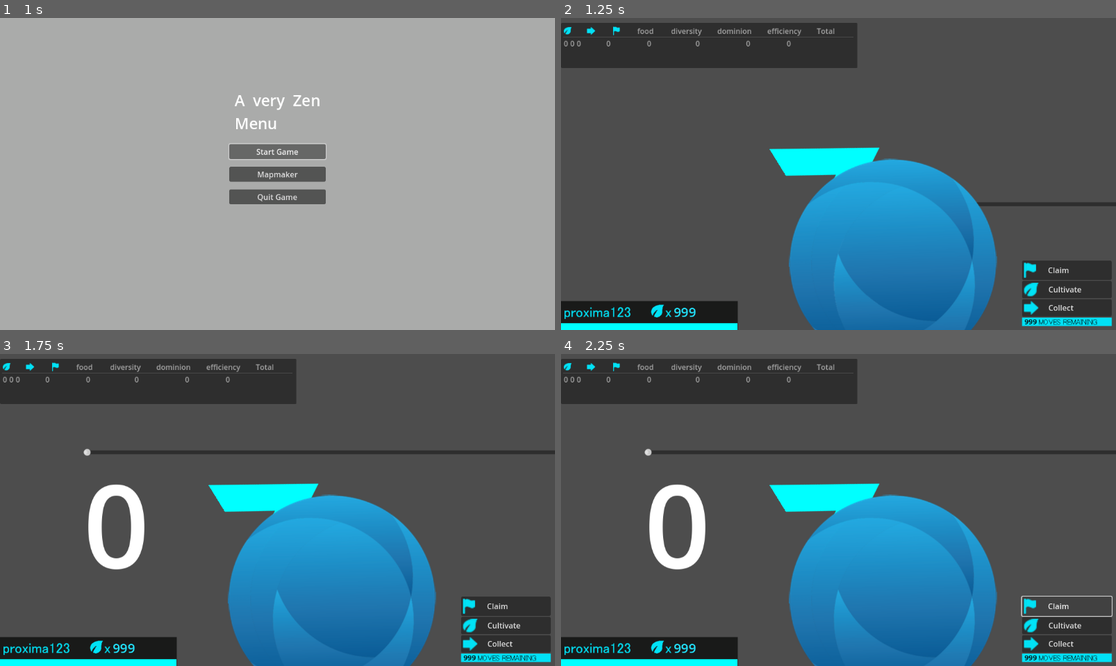
Above: before the commit, frames 1-4 (two rows, left to right).
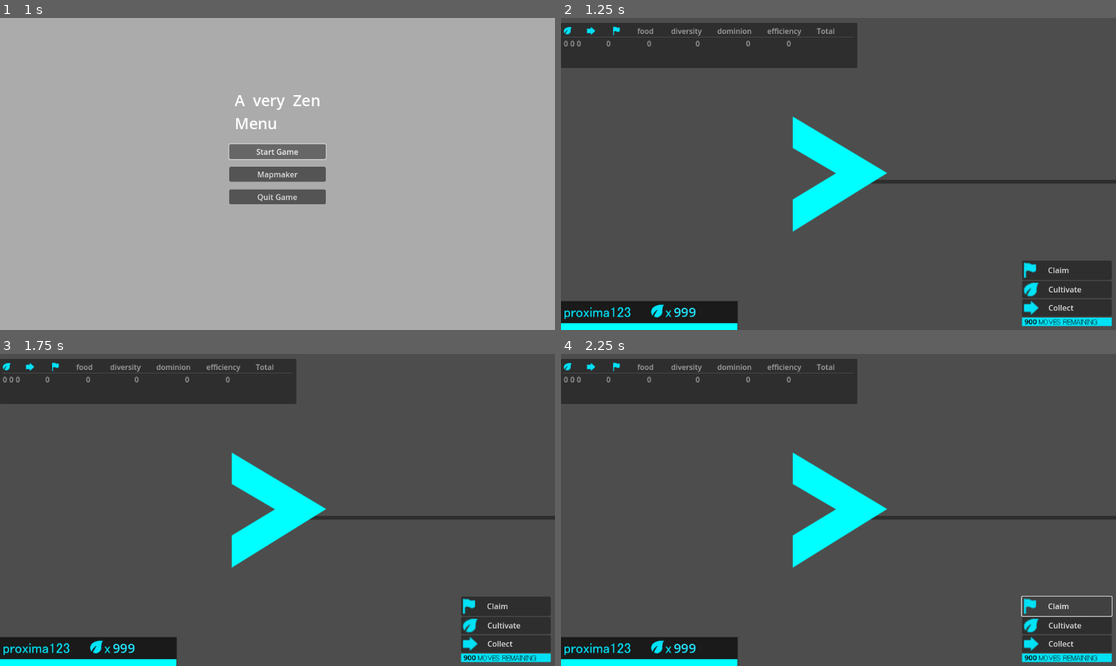
Above: after the commit, the same moments.

Repository: phyto99/Centauri
Game: Godot game, scene res://menu.tscn
The game is run twice, just before and just after one commit, with the same random seed, the same clock (stepped at 60 frames per second) and the same inputs. Sound files missing from this copy of the repository are replaced by a short silence.
Inputs (mouse positions are in pixels of both pictures, inside the frame that each line leads up to):
- Up to frame 1 (1 s): click "Start Game" at 0.5 s
- Up to frame 2 (1.25 s): no input
- Up to frame 3 (1.75 s): tap Enter at 1.25 s; drag from (333, 597) to (333, 441) at 1.27 s
- Up to frame 4 (2.25 s): click "Claim" at 2 s

Frame 1 is identical in both runs. In frame 2, 19% of the frame differs, in the area x 37-100%, y 31-100%; in frame 3, 22%, in the area x 15-100%, y 30-100%; in frame 4, 22%.
Error after the commit: Parse Error: Cannot infer the type of "to_planet" variable because the value doesn't have a set type. (res://PlanetBuilder.gd:152)

Commit message:
refactor: gravity-based landing, pass-through on thrust, fix planet cloning
Physics:
- Planets: collision layer 2 / mask 2; apply gravity via _physics_process
  using apply_central_force toward planet center (gravity_strength / dist)
- Ships: collision layer 1 / mask 3 (stop at surfaces by default)
  set_collision_mask_value(2, false) while thrusting → pass through planets
- Ships: gravity_scale=0, no ATTACHED state, no snapping

Landing is pure physics — gravity pulls ship to surface, collision stops it.
Leaving = thrust (mask disables planet collision). Moving on surface = thrust
sideways while gravity holds you.

Planet clones:
- spawn_random_planets() creates RigidBody2D nodes with PlanetBuilder script,
  copies sprite_scene/stamp scenes from sun at runtime — no planet_scene export needed

Co-Authored-By: Claude Sonnet 4.6 <noreply@anthropic.com>

Diff:
--- a/PlanetBuilder.gd
+++ b/PlanetBuilder.gd
@@ -45,6 +45,7 @@
 @export var moves_remaining: int = 999
 @export var editing_mode: bool = false
 @export var is_sun: bool = false
+@export var gravity_strength: float = 5000.0
 
 var planet_name: String = ""
 
@@ -78,25 +79,10 @@
 	center_position = Vector2.ZERO
 	calculate_hex_order()
 	generate_grid()
-	_setup_surface_area()
+	collision_layer = 2
+	collision_mask = 2
 	if is_sun:
 		_setup_as_sun()
-
-func _setup_surface_area() -> void:
-	surface_area = Area2D.new()
-	surface_area.collision_layer = 0
-	surface_area.collision_mask = 1   # detects ships on layer 1
-	var shape_node := CollisionShape2D.new()
-	var circle := CircleShape2D.new()
-	circle.radius = max(surface_radius, 32.0)
-	shape_node.shape = circle
-	surface_area.add_child(shape_node)
-	add_child(surface_area)
-	surface_area.body_entered.connect(_on_ship_entered)
-
-func _on_ship_entered(body: Node) -> void:
-	if body.is_in_group("players") and body.has_method("land_on_planet"):
-		body.land_on_planet(self)
 
 func _setup_as_sun() -> void:
 	add_to_group("sun_planet")
@@ -156,9 +142,18 @@
 	emit_signal("efficiency_updated", efficiency)
 
 func _process(_delta):
-	# Add this: Update cell positions when the planet moves
 	update_cell_positions()
 	update_stats()
+
+func _physics_process(_delta):
+	for ship in get_tree().get_nodes_in_group("players"):
+		if not is_instance_valid(ship):
+			continue
+		var to_planet := global_position - ship.global_position
+		var dist := to_planet.length()
+		if dist < 1.0:
+			continue
+		ship.apply_central_force(to_planet.normalized() * gravity_strength / dist)
 
 func update_cell_positions():
 	# This keeps the grid aligned with the planet as it moves
@@ -171,7 +166,6 @@
 			cell_data["stamp"].position = cell_data["pos"]
 
 var glow_sprite: Sprite2D
-var surface_area: Area2D
 var surface_radius: float = 0.0
 
 const _TEX_DEFAULT = preload("res://planet/sapphire.svg")
--- a/main.gd
+++ b/main.gd
@@ -1,10 +1,9 @@
 extends Node2D
 
 @export var player_scene: PackedScene
-@export var planet_scene: PackedScene
 @export var player_count: int = 5
 
-func _ready():
+func _ready() -> void:
 	spawn_random_planets()
 	spawn_players()
 
@@ -13,23 +12,26 @@
 	if not sun or not player_scene:
 		return
 	for i in range(player_count):
-		var angle := i * TAU / player_count - PI / 2
+		var angle := i * TAU / player_count - PI / 2.0
 		var p := player_scene.instantiate()
 		p.team_id = i
 		add_child(p)
 		p.global_position = sun.global_position + Vector2.from_angle(angle) * sun.surface_radius
-		p.call_deferred("land_on_planet", sun)
 
 func spawn_random_planets() -> void:
-	if not planet_scene:
+	var sun = get_tree().get_nodes_in_group("sun_planet").front()
+	if not sun:
 		return
 	var rng := RandomNumberGenerator.new()
 	rng.randomize()
 	for i in range(6):
 		var angle := i * TAU / 6.0 + rng.randf_range(-0.4, 0.4)
 		var dist  := rng.randf_range(500.0, 1000.0)
-		var size  := rng.randi_range(7, 60)
-		var planet := planet_scene.instantiate()
-		planet.current_size = size
-		planet.position = Vector2.from_angle(angle) * dist
+		var planet := RigidBody2D.new()
+		planet.set_script(load("res://PlanetBuilder.gd"))
+		planet.sprite_scene       = sun.sprite_scene
+		planet.claim_stamp_scene  = sun.claim_stamp_scene
+		planet.cultivate_stamp_scene = sun.cultivate_stamp_scene
+		planet.current_size = rng.randi_range(7, 60)
+		planet.position     = Vector2.from_angle(angle) * dist
 		add_child(planet)
--- a/player.gd
+++ b/player.gd
@@ -1,11 +1,10 @@
 extends RigidBody2D
 
-enum {IDLE, MOVING, STUNNED, ATTACHED}
+enum { IDLE, MOVING }
 
 @export var zoom_speed: float = 0.1
-@export var engine_power: float = 1000
-@export var spin_power: float = 40000
-@export var orbital_speed: float = 1.5  # rad/s when moving along surface
+@export var engine_power: float = 1000.0
+@export var spin_power: float = 40000.0
 @export var team_id: int = 0
 
 @export var max_fuel: float = 100.0
@@ -14,172 +13,114 @@
 @export var food_fuel_regen_boost: float = 5.0
 @export var food_to_fuel_ratio: float = 0.5
 
-@onready var camera = $Camera2D
-@onready var ship_sprite = $ShipSprite
+@onready var camera       = $Camera2D
+@onready var ship_sprite  = $ShipSprite
 @onready var thrust_sprite = $ThrustSprite
-@onready var fuel_bar = $CanvasLayer/FuelBar
+@onready var fuel_bar     = $CanvasLayer/FuelBar
 
-var thrust := Vector2.ZERO
+var thrust       := Vector2.ZERO
 var rotation_dir := 0
-var state := IDLE
-var attached_planet: Node = null
-var surface_normal := Vector2.ZERO
-var current_fuel: float = 0.0
-var food_amount: float = 0.0
+var state        := IDLE
+var current_fuel : float = 0.0
+var food_amount  : float = 0.0
 
-var team_colors = [
-	Color(0, 1, 1, 1),
-	Color(1, 0, 1, 1),
-	Color(0, 1, 0, 1),
-	Color(1, 1, 0, 1),
-	Color(0, 0, 1, 1),
-	Color(1, 0, 0, 1),
-	Color(0, 0.5, 0, 1),
+var team_colors := [
+	Color(0, 1, 1),   # Cyan
+	Color(1, 0, 1),   # Magenta
+	Color(0, 1, 0),   # Lime
+	Color(1, 1, 0),   # Yellow
+	Color(0, 0, 1),   # Blue
+	Color(1, 0, 0),   # Red
+	Color(0, 0.5, 0), # Dark green
 ]
 
-func _ready():
+func _ready() -> void:
 	thrust_sprite.visible = false
-	current_fuel = max_fuel
-	gravity_scale = 0.0         # ships float freely in space
-	collision_layer = 1         # ships are on layer 1
-	collision_mask = 1          # ships only collide with other ships / food
+	current_fuel  = max_fuel
+	gravity_scale = 0.0   # planets supply gravity via apply_central_force
+	collision_layer = 1
+	collision_mask  = 3   # layer 1 (ships) + layer 2 (planets)
 	set_team_color(team_id)
 	add_to_group("players")
 	if not is_instance_valid(fuel_bar):
 		_create_fuel_bar()
 
-func set_team_color(id):
-	var material = ship_sprite.material
-	if material:
-		material = material.duplicate()
-		ship_sprite.material = material
-		material.set_shader_parameter("team_color", team_colors[id % team_colors.size()])
+func set_team_color(id: int) -> void:
+	var mat = ship_sprite.material
+	if mat:
+		mat = mat.duplicate()
+		ship_sprite.material = mat
+		mat.set_shader_parameter("team_color", team_colors[id % team_colors.size()])
 
-func land_on_planet(planet: Node) -> void:
-	if state == ATTACHED:
-		return
-	attached_planet = planet
-	surface_normal = (global_position - planet.global_position).normalized()
-	if surface_normal == Vector2.ZERO:
-		surface_normal = Vector2.UP
-	global_position = planet.global_position + surface_normal * planet.surface_radius
-	global_rotation = surface_normal.angle() + PI / 2
-	linear_velocity = planet.linear_velocity
-	change_state(ATTACHED)
-
-func detach_from_planet() -> void:
-	var planet_vel = attached_planet.linear_velocity if attached_planet else Vector2.ZERO
-	attached_planet = null
-	surface_normal = Vector2.ZERO
-	linear_velocity = planet_vel
-	change_state(MOVING)
-
-func change_state(new_state):
+func change_state(new_state: int) -> void:
 	if state == new_state:
 		return
-	match new_state:
-		IDLE:
-			thrust_sprite.visible = false
-		MOVING:
-			thrust_sprite.visible = true
-		STUNNED:
-			thrust_sprite.visible = false
-		ATTACHED:
-			thrust_sprite.visible = false
 	state = new_state
+	thrust_sprite.visible = (state == MOVING)
 
-func _unhandled_input(event):
-	if event is InputEventMouseButton:
-		if event.pressed:
-			if event.button_index == MOUSE_BUTTON_WHEEL_UP:
-				camera.zoom *= (1 + zoom_speed)
-			elif event.button_index == MOUSE_BUTTON_WHEEL_DOWN:
-				camera.zoom *= (1 - zoom_speed)
+func _unhandled_input(event: InputEvent) -> void:
+	if event is InputEventMouseButton and event.pressed:
+		if event.button_index == MOUSE_BUTTON_WHEEL_UP:
+			camera.zoom *= 1.0 + zoom_speed
+		elif event.button_index == MOUSE_BUTTON_WHEEL_DOWN:
+			camera.zoom *= 1.0 - zoom_speed
 
-func get_input(delta: float):
+func get_input() -> void:
 	thrust = Vector2.ZERO
-	rotation_dir = 0
-
-	if state == ATTACHED and attached_planet:
-		# Orbital movement: left/right slides along planet surface
-		var orbit = Input.get_axis("move_left", "move_right")
-		if orbit != 0.0:
-			var angle = surface_normal.angle() + orbit * orbital_speed * delta
-			surface_normal = Vector2.from_angle(angle)
-
-		# Rotate ship sprite independently
-		rotation_dir = Input.get_axis("rotate_left", "rotate_right")
-
-		# Launch
-		if Input.is_action_pressed("thrust") and has_fuel():
-			detach_from_planet()
-			thrust = transform.x * engine_power
-			return
-
-		# No constant force while attached
-		return
+	rotation_dir = Input.get_axis("rotate_left", "rotate_right")
 
 	if Input.is_action_pressed("thrust") and has_fuel():
 		thrust = transform.x * engine_power
 		change_state(MOVING)
+		set_collision_mask_value(2, false)  # pass through planets while thrusting
 	else:
 		change_state(IDLE)
-	rotation_dir = Input.get_axis("rotate_left", "rotate_right")
+		set_collision_mask_value(2, true)   # stop at planet surface when coasting
 
 func has_fuel() -> bool:
-	return current_fuel > 0
+	return current_fuel > 0.0
 
-func update_fuel(delta):
-	if thrust.length() > 0:
-		current_fuel -= fuel_depletion_rate * delta
-		current_fuel = max(0, current_fuel)
+func update_fuel(delta: float) -> void:
+	if thrust.length() > 0.0:
+		current_fuel = max(0.0, current_fuel - fuel_depletion_rate * delta)
 	else:
-		var regen = base_fuel_regen_rate * delta
-		if food_amount > 0:
-			var food_used = min(food_amount, delta)
-			food_amount -= food_used
-			regen += food_used * food_to_fuel_ratio * food_fuel_regen_boost
-		current_fuel = min(current_fuel + regen, max_fuel)
+		var regen := base_fuel_regen_rate * delta
+		if food_amount > 0.0:
+			var used := min(food_amount, delta)
+			food_amount -= used
+			regen += used * food_to_fuel_ratio * food_fuel_regen_boost
+		current_fuel = min(max_fuel, current_fuel + regen)
 	update_fuel_bar()
 
-func update_fuel_bar():
+func update_fuel_bar() -> void:
 	if is_instance_valid(fuel_bar):
-		fuel_bar.size.x = 366 * (current_fuel / max_fuel)
-		fuel_bar.color = Color(0, 1, 1, 1)
+		fuel_bar.size.x = 366.0 * (current_fuel / max_fuel)
+		fuel_bar.color   = Color(0, 1, 1)
 
-func collect_food(amount):
+func collect_food(amount: float) -> void:
 	food_amount += amount
 
-func _process(delta):
-	get_input(delta)
+func _process(delta: float) -> void:
+	get_input()
 	update_fuel(delta)
 
-func _physics_process(delta):
-	if state == ATTACHED and attached_planet:
-		# Keep ship locked to planet surface
-		global_position = attached_planet.global_position + surface_normal * attached_planet.surface_radius
-		linear_velocity = attached_planet.linear_velocity
-		global_rotation = surface_normal.angle() + PI / 2
-		constant_force = Vector2.ZERO
-		constant_torque = 0.0
-		return
-
-	constant_force = thrust
+func _physics_process(_delta: float) -> void:
+	constant_force  = thrust
 	constant_torque = rotation_dir * spin_power
 
-func _on_body_entered(body):
+func _on_body_entered(body: Node) -> void:
 	if body.is_in_group("food"):
-		collect_food(body.food_value if "food_value" in body else 10.0)
+		collect_food(body.get("food_value") if body.get("food_value") != null else 10.0)
 		body.queue_free()
 
-func _create_fuel_bar():
-	var cl = CanvasLayer.new()
-	cl.name = "CanvasLayer"
+func _create_fuel_bar() -> void:
+	var cl  := CanvasLayer.new()
+	cl.name  = "CanvasLayer"
 	add_child(cl)
-	var bar = ColorRect.new()
-	bar.name = "FuelBar"
-	bar.color = Color(0, 1, 1, 1)
-	bar.size = Vector2(366, 14)
+	var bar := ColorRect.new()
+	bar.name     = "FuelBar"
+	bar.color    = Color(0, 1, 1)
+	bar.size     = Vector2(366, 14)
 	bar.position = Vector2(0, get_viewport_rect().size.y - 14)
 	cl.add_child(bar)
 	fuel_bar = bar
